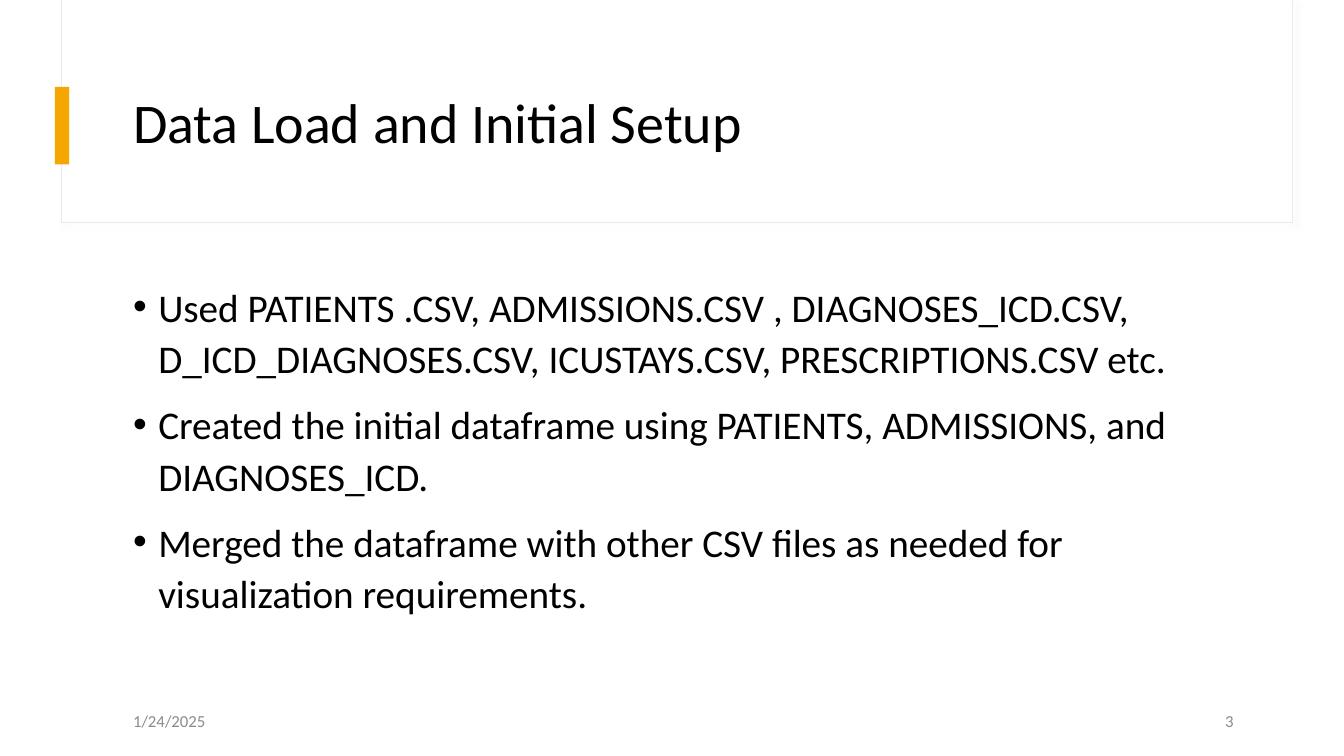
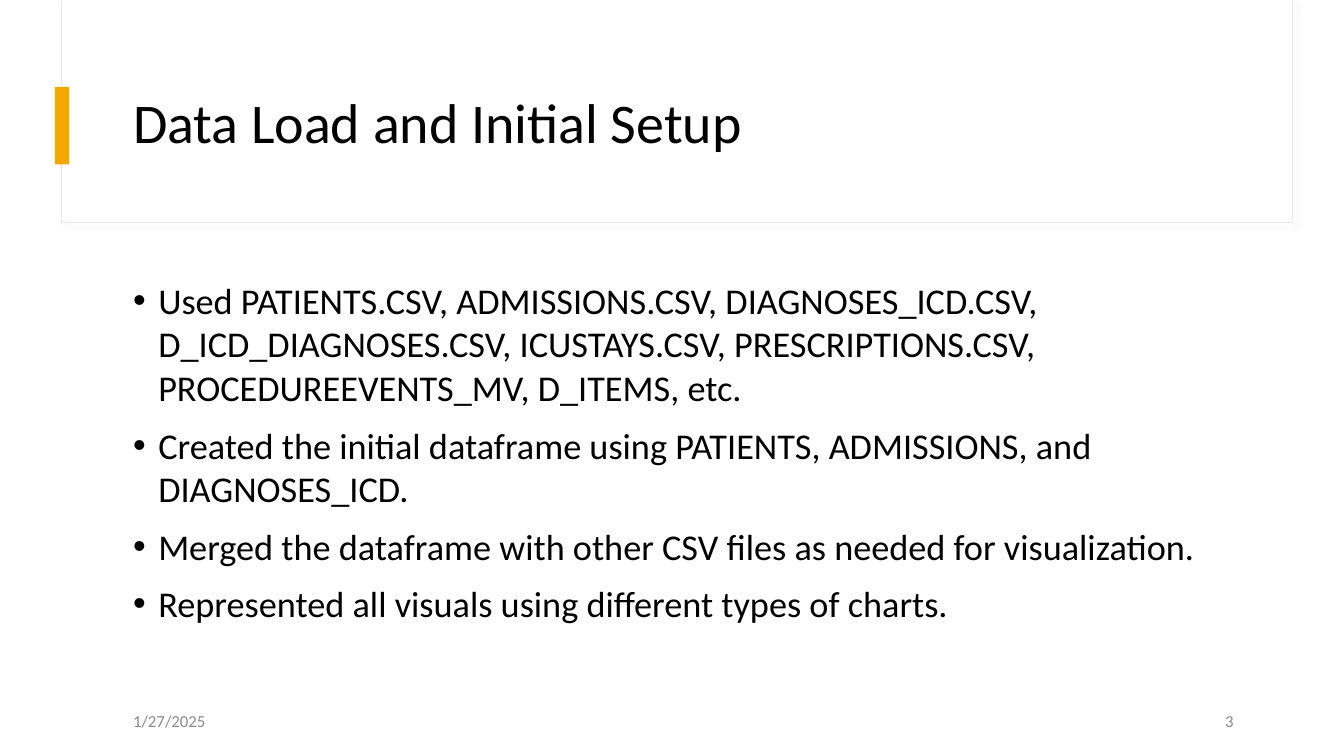
Before and after one commit to AnkitaSavaliya/AIH, a slide deck: slide 3 of MIMIC Visualization.pptx. Drawn at 1344x756 pixels with LibreOffice and Linux fonts; fonts in the diff are those of the drawing. Boxes give left, top, right and bottom in pixels: in the first picture for what was removed or moved away, otherwise in the second. Text is boxed around its words. In the diff, an @@ line names an element or a change of style, - is before the commit and + after.

```diff
--- a/MIMIC Visualization.pptx
+++ b/MIMIC Visualization.pptx
@@ text at [158, 288, 1037, 406]: text changed; size 28 to 25.9 pt @@
-• Used PATIENTS .CSV, ADMISSIONS.CSV , DIAGNOSES_ICD.CSV, D_ICD_DIAGNOSES.CSV, ICUSTAYS.CSV, PRESCRIPTIONS.CSV etc.
+• Used PATIENTS.CSV, ADMISSIONS.CSV, DIAGNOSES_ICD.CSV, D_ICD_DIAGNOSES.CSV, ICUSTAYS.CSV, PRESCRIPTIONS.CSV, PROCEDUREEVENTS_MV, D_ITEMS, etc.
@@ text at [158, 433, 1091, 507]: size 28 to 25.9 pt in "Created the initial dataframe using PATIENTS, ADMISSIONS, ..."; line spacing 1.1 to 1 @@
@@ text at [158, 534, 1194, 624]: text changed; size 28 to 25.9 pt @@
-• Merged the dataframe with other CSV files as needed for visualization requirements.
+• Merged the dataframe with other CSV files as needed for visualization.
+• Represented all visuals using different types of charts.
@@ text at [133, 715, 205, 728]: text changed @@
-1/24/2025
+1/27/2025
```
Also in this commit, not shown: 10 other slides changed, 1 slide added, 3 slides removed, 1 other file.
